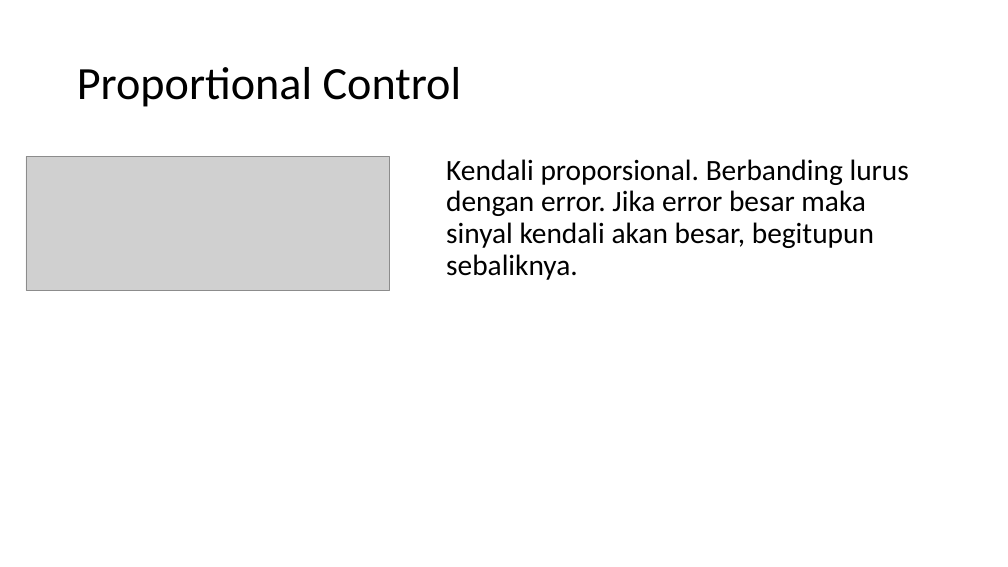
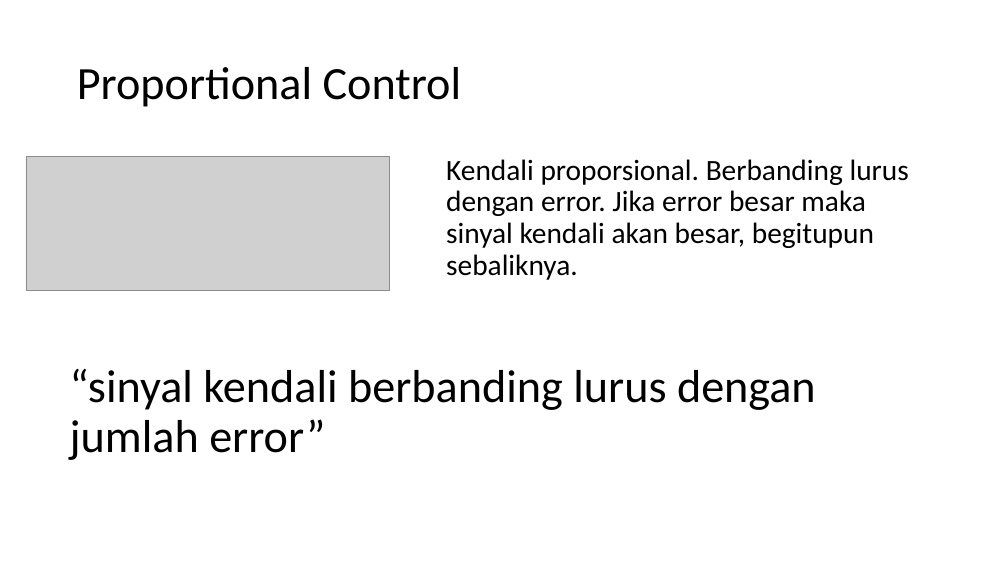
Before and after one commit to muhammadhusni777/kelasrobot_pid, a slide deck: slide 13 of ppt.pptx (slide 11 before the commit). Drawn at 1008x567 pixels with LibreOffice and Linux fonts; fonts in the diff are those of the drawing; grey boxes stand for pictures. Boxes give left, top, right and bottom in pixels: in the first picture for what was removed or moved away, otherwise in the second. Text is boxed around its words. In the diff, an @@ line names an element or a change of style, - is before the commit and + after.

```diff
--- a/ppt.pptx
+++ b/ppt.pptx
@@ text added at box(70, 369, 816, 460), 44 pt, text #000000 @@
+“sinyal kendali berbanding lurus dengan jumlah error”
```
Also in this commit, not shown: 8 other slides changed, 7 slides added, 2 slides removed, 4 other files.
